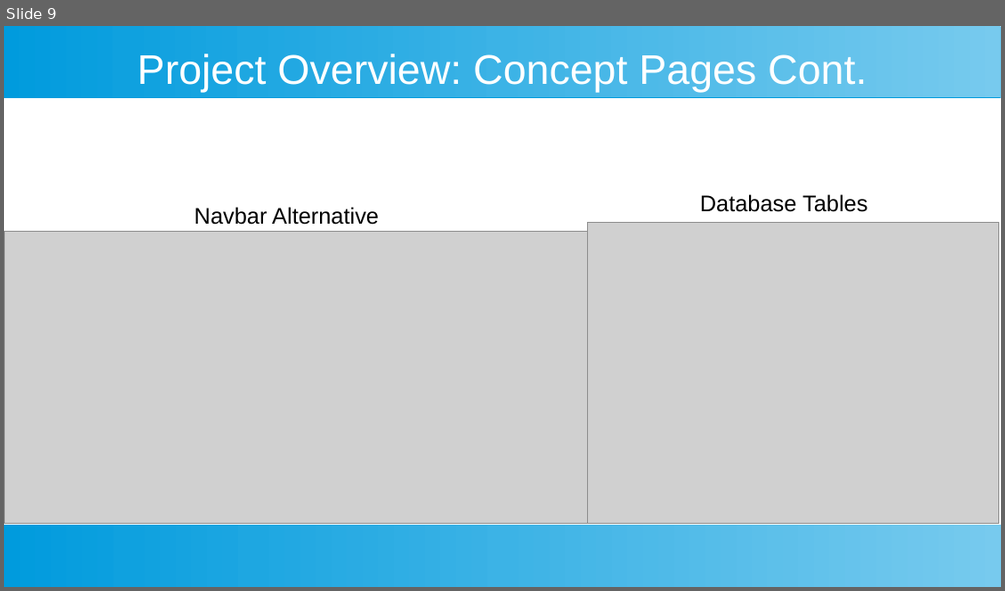
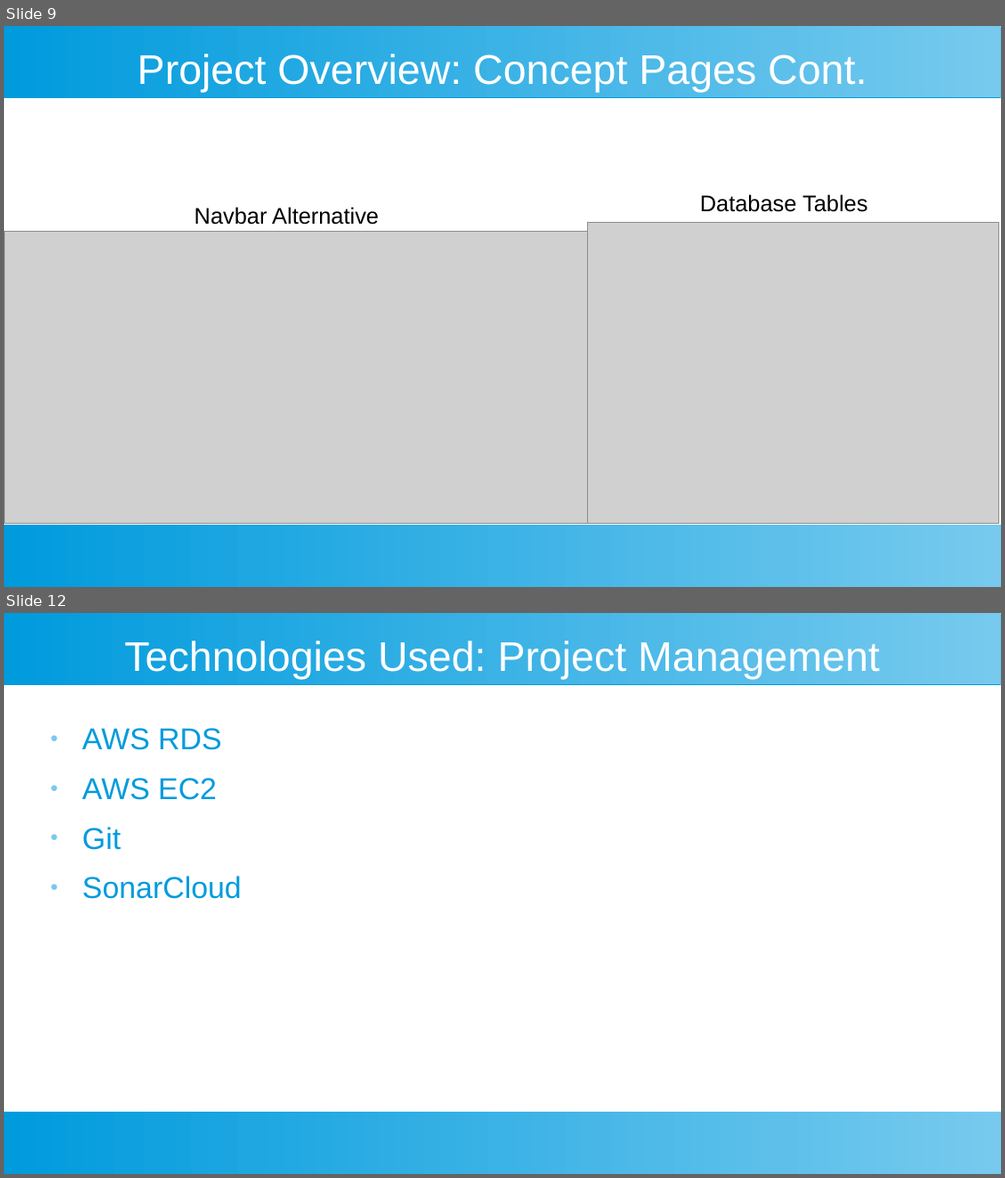
Before and after one commit to cookbook-com/cookbook, a slide deck: Presentation.odp. Shown one above the other, each under a label of ours: slide 9 before the commit, slides 9 and 12 after it; the slides between them are not shown. The pictures are 1005x591 and 1005x1178 pixels, drawn with LibreOffice and Linux fonts; fonts in the diff are those of the drawing; grey boxes stand for pictures. Boxes give left, top, right and bottom in pixels: in the first picture for what was removed or moved away, otherwise in the second. Text is boxed around its words. In the diff, an @@ line names an element or a change of style, - is before the commit and + after.

```diff
--- a/Presentation.odp
+++ b/Presentation.odp
@@ slide 12 added at box(4, 613, 1001, 1174), background #FFFFFF; not listed: 2 template elements that a slide beside it also shows @@
@@ title added at box(124, 641, 880, 679), 33 pt, text #FFFFFF @@
+Technologies Used: Project Management
@@ text added at box(82, 728, 242, 899), 24 pt, text #009BDD @@
+● AWS RDS
+● AWS EC2
+● Git
+● SonarCloud
```
Also in this commit, not shown: 8 other slides added, 2 other files.
